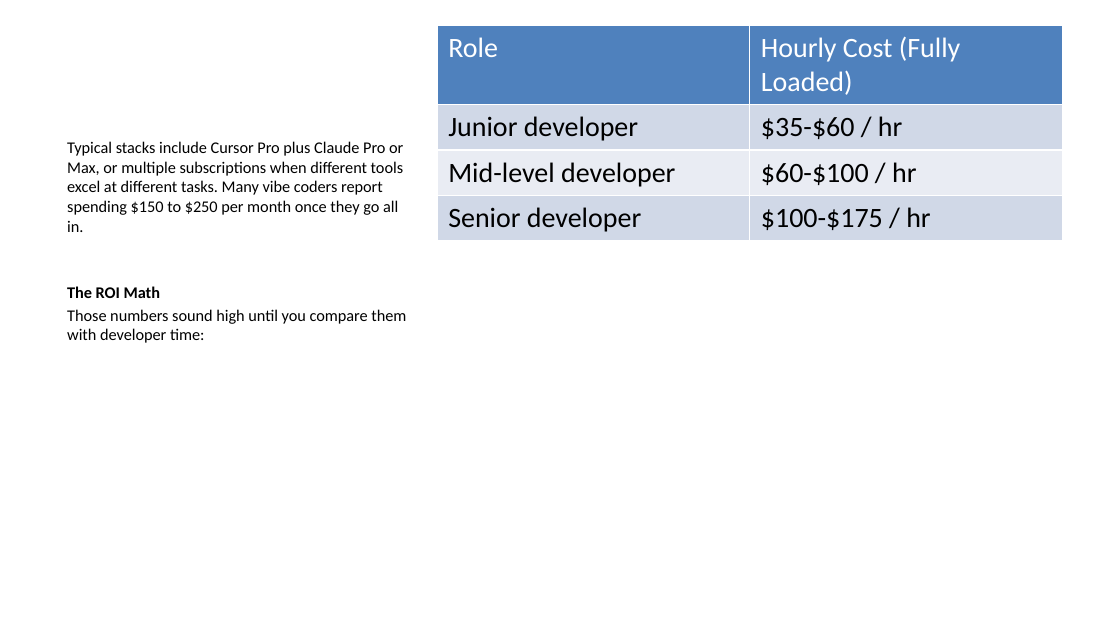
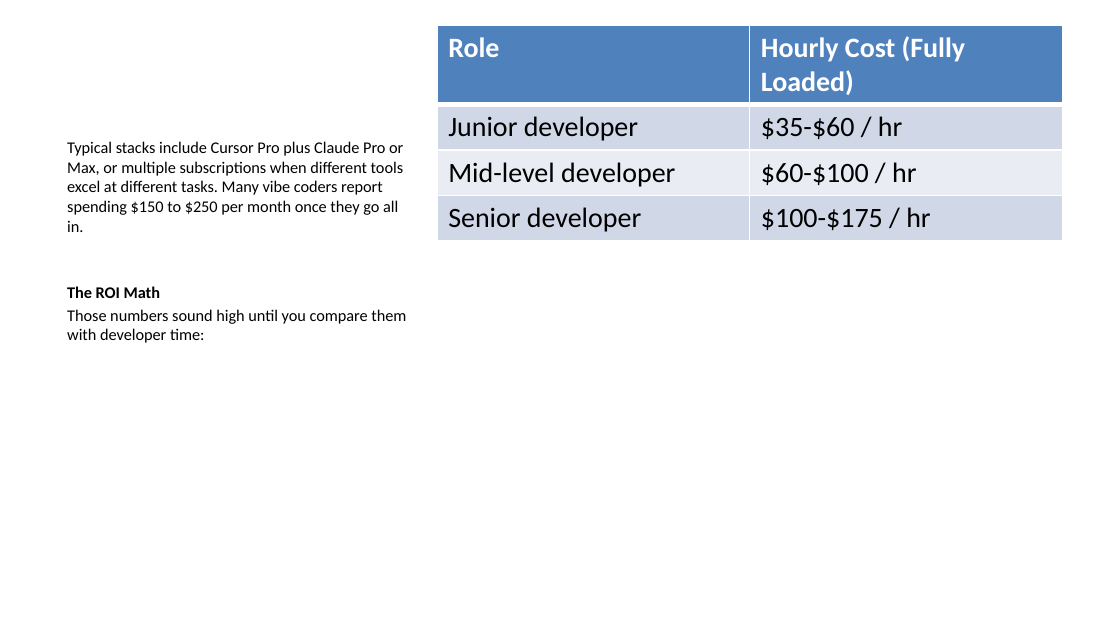
Before and after one commit to ralphke/Agentic-Coding, a slide deck: slide 6 of build/vibe-to-live-deck.pptx. Drawn at 1120x630 pixels with LibreOffice and Linux fonts; fonts in the diff are those of the drawing. Boxes give left, top, right and bottom in pixels: in the first picture for what was removed or moved away, otherwise in the second. Text is boxed around its words. In the diff, an @@ line names an element or a change of style, - is before the commit and + after.

```diff
--- a/build/vibe-to-live-deck.pptx
+++ b/build/vibe-to-live-deck.pptx
@@ table at [437,25,1062,236] @@
@@ bold on in "Role", "Hourly Cost (Fully Loaded)" @@
```
Also in this commit, not shown: 4 other slides changed, 1 slide added, 6 other files.
